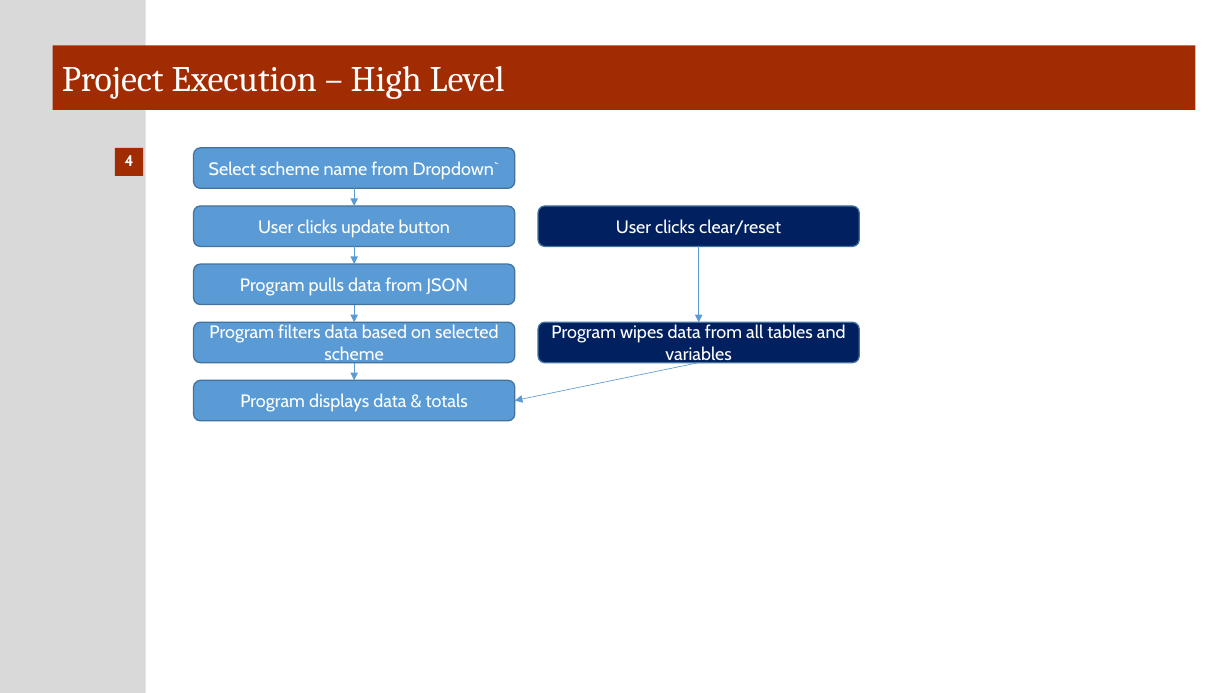
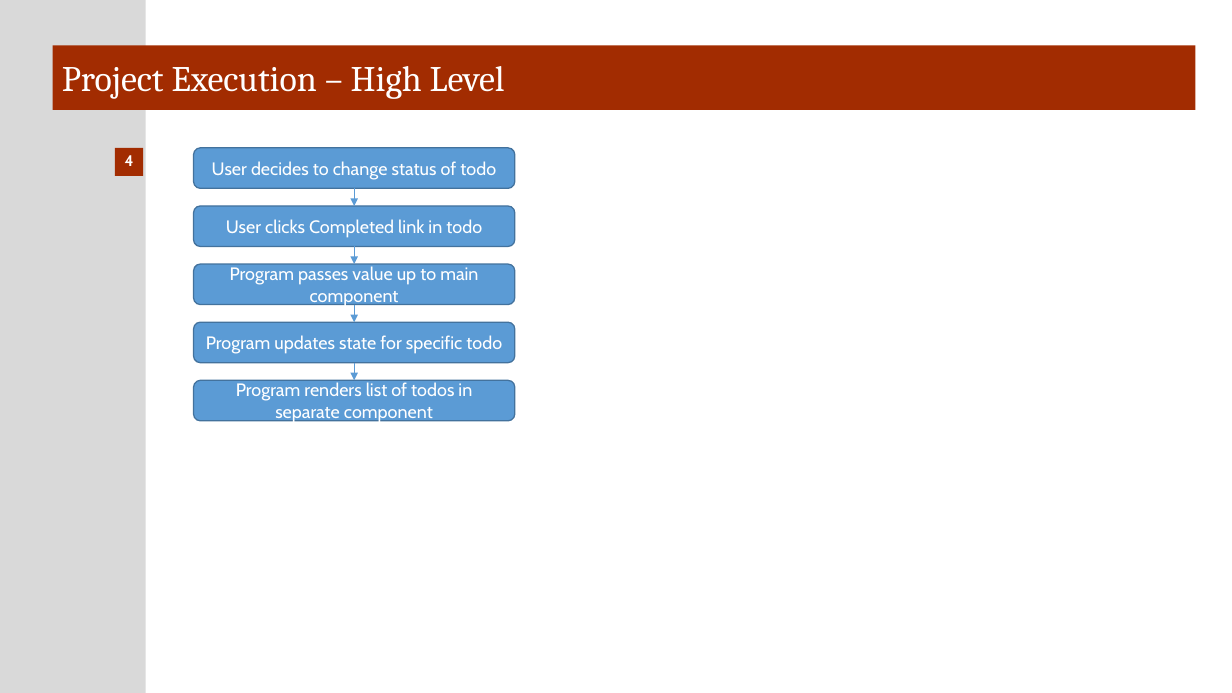
Before and after one commit to Host2Guest/ToDoReact, a slide deck: slide 11 of ToDo React Project Specifications.pptx (slide 10 before the commit). Drawn at 1232x693 pixels with LibreOffice and Linux fonts; fonts in the diff are those of the drawing. Boxes give left, top, right and bottom in pixels: in the first picture for what was removed or moved away, otherwise in the second. Text is boxed around its words. In the diff, an @@ line names an element or a change of style, - is before the commit and + after.

Commit message:
To Do in React v1-5 w/ context,useRef and state uplifting working

```diff
--- a/ToDo React Project Specifications.pptx
+++ b/ToDo React Project Specifications.pptx
@@ text in rounded rectangle at [212, 161, 496, 180]: text changed @@
-Select scheme name from Dropdown`
+User decides to change status of todo
@@ rounded rectangle removed at [538, 206, 860, 247] @@
-User clicks clear/reset
@@ text in rounded rectangle at [226, 219, 482, 238]: text changed @@
-User clicks update button
+User clicks Completed link in todo
@@ text in rounded rectangle at [230, 266, 478, 307]: text changed @@
-Program pulls data from JSON
+Program passes value up to main component
@@ arrow removed from (699, 247) to (699, 323) @@
@@ rounded rectangle removed at [538, 323, 860, 363] @@
-Program wipes data from all tables and variables
@@ text in rounded rectangle at [206, 335, 502, 354]: text changed @@
-Program filters data based on selected scheme
+Program updates state for specific todo
@@ text in rounded rectangle at [236, 382, 472, 423]: text changed @@
-Program displays data & totals
+Program renders list of todos in separate component
@@ arrow removed from (699, 363) to (515, 401) @@
```
Also in this commit, not shown: 2 other slides changed, 1 slide added, 1 other file.
